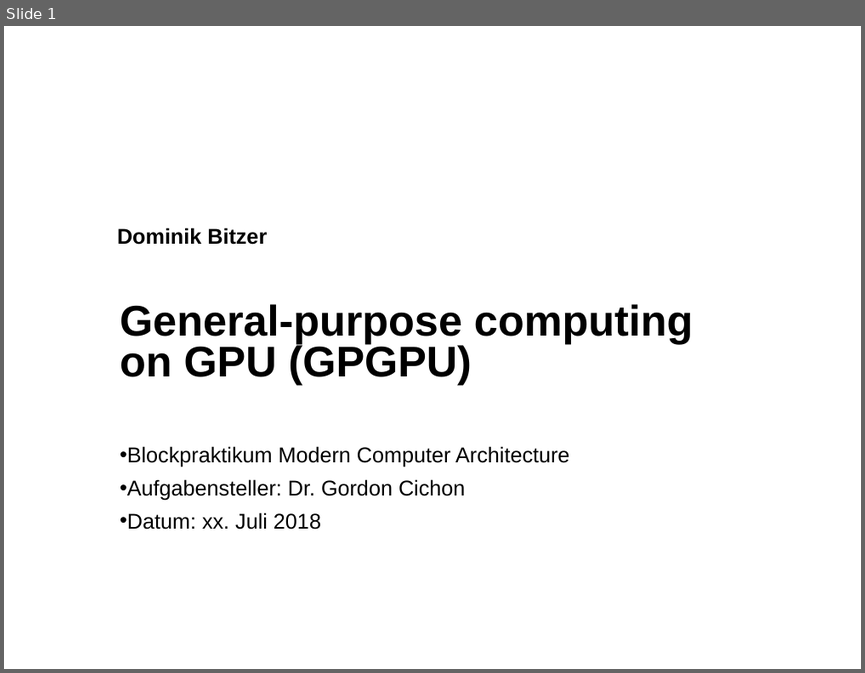
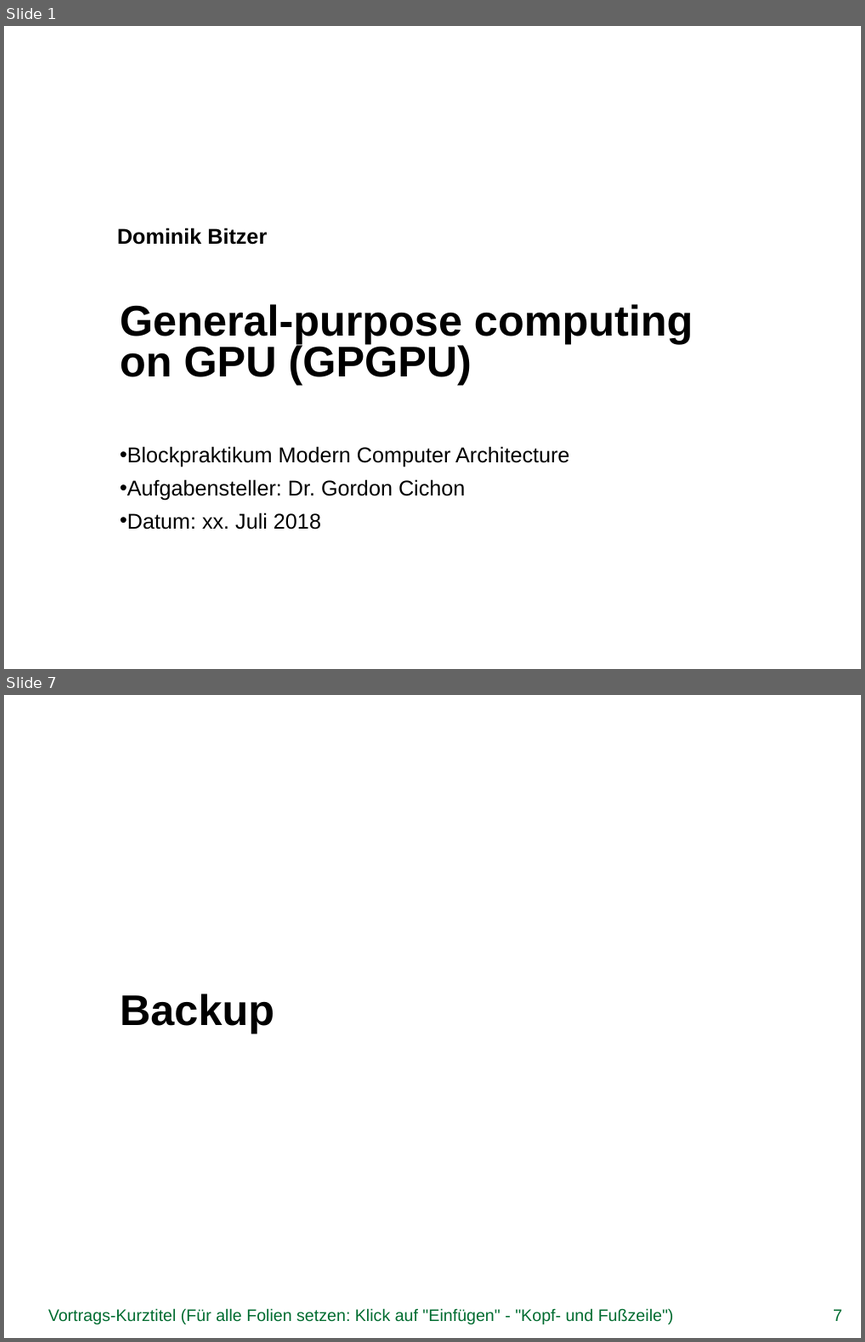
Before and after one commit to DominikBitzer/cuda_project, a slide deck: CUDA_presentation.pptx. Shown one above the other, each under a label of ours: slide 1 before the commit, slides 1 and 7 after it; the slides between them are not shown. The pictures are 865x673 and 865x1342 pixels, drawn with LibreOffice and Linux fonts; fonts in the diff are those of the drawing; background and template pictures are left out. Boxes give left, top, right and bottom in pixels: in the first picture for what was removed or moved away, otherwise in the second. Text is boxed around its words. In the diff, an @@ line names an element or a change of style, - is before the commit and + after.

```diff
--- a/CUDA_presentation.pptx
+++ b/CUDA_presentation.pptx
@@ slide 7 added at (4, 695, 861, 1338), background picture (left out) @@
@@ title added at (120, 993, 274, 1033), 36 pt, text #000000, bold @@
+Backup
@@ text added at (48, 1308, 674, 1324), 14 pt, text #006C30 @@
+Vortrags-Kurztitel (Für alle Folien setzen: Klick auf "Einfügen" - "Kopf- und Fußzeile")
@@ page number added at (833, 1309, 842, 1321), 14 pt, text #006C30 @@
+7
```
Also in this commit, not shown: 3 slides changed, 3 other slides added.
